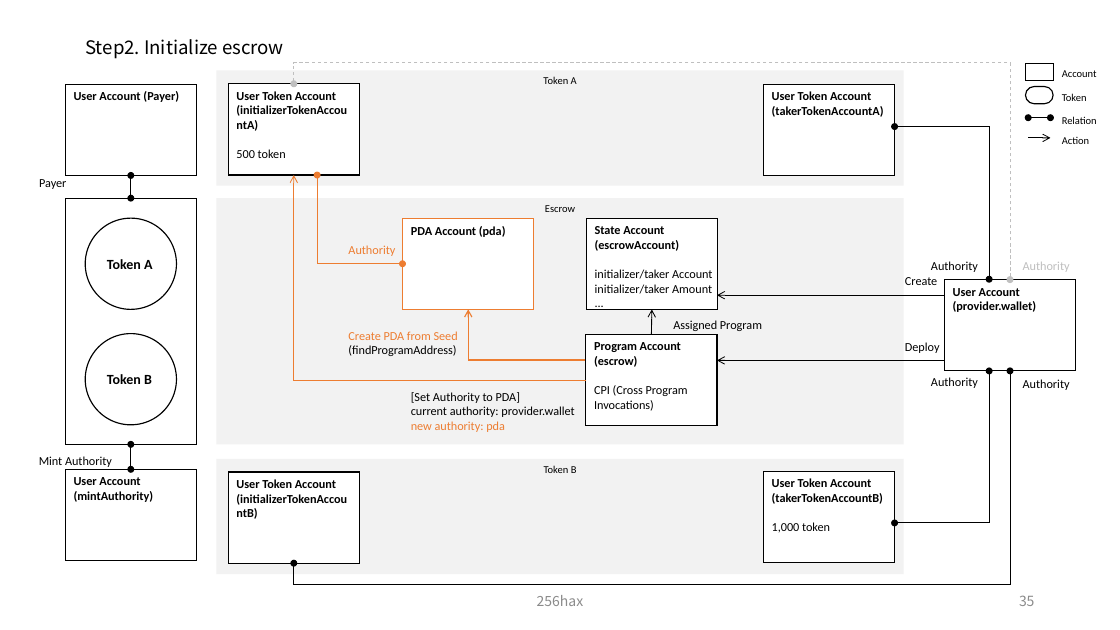
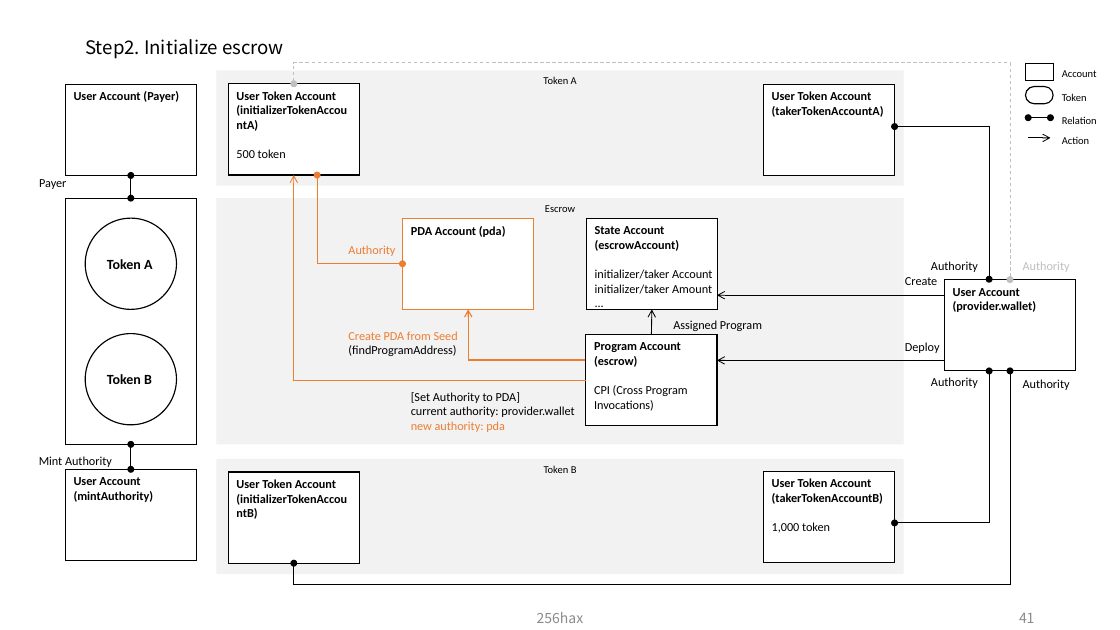
Before and after one commit to legendaryangelist/solana-anchor-react-essential, a slide deck: slide 42 of docs/Solana_Blockchain_Outline_Figure.pptx (slide 36 before the commit). Drawn at 1120x630 pixels with LibreOffice and Linux fonts; fonts in the diff are those of the drawing. Boxes give left, top, right and bottom in pixels: in the first picture for what was removed or moved away, otherwise in the second. Text is boxed around its words. In the diff, an @@ line names an element or a change of style, - is before the commit and + after.

```diff
--- a/docs/Solana_Blockchain_Outline_Figure.pptx
+++ b/docs/Solana_Blockchain_Outline_Figure.pptx
@@ text "256hax": place and size @@
-text "256hax" at [537, 595, 584, 606]
+text "256hax" at [537, 612, 584, 623]
@@ page number at [1019, 613, 1035, 623]: text changed @@
-35
+41
```
Also in this commit, not shown: 32 other slides changed, 6 slides added.
